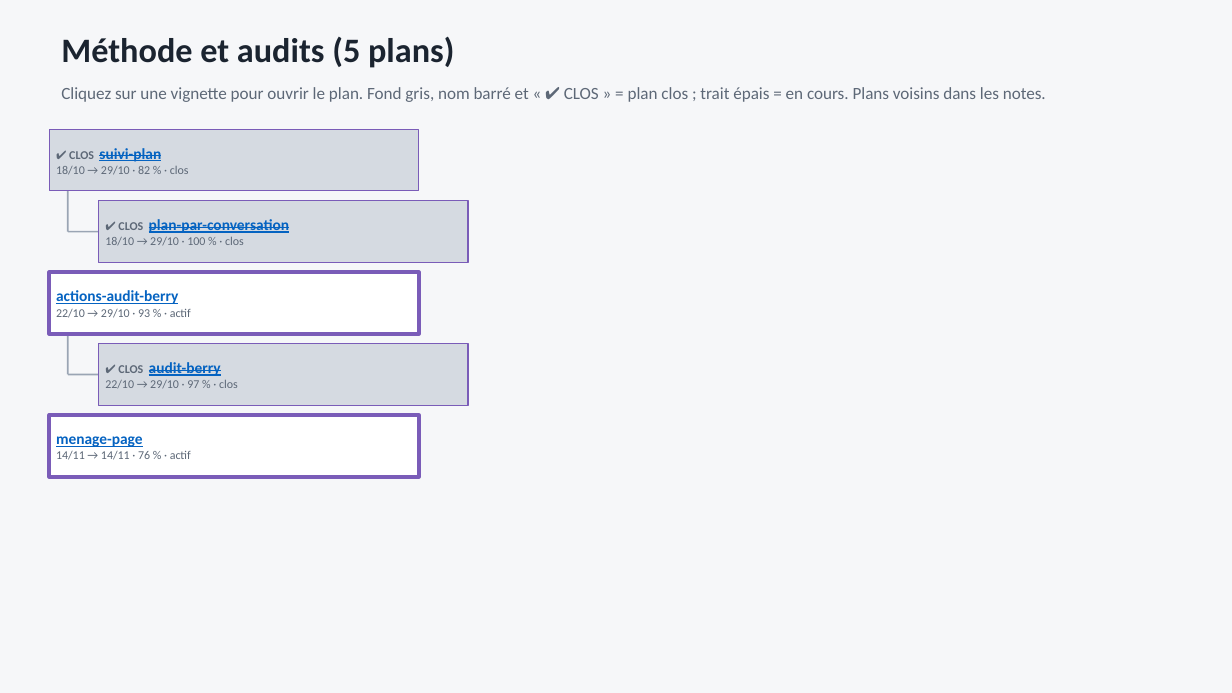
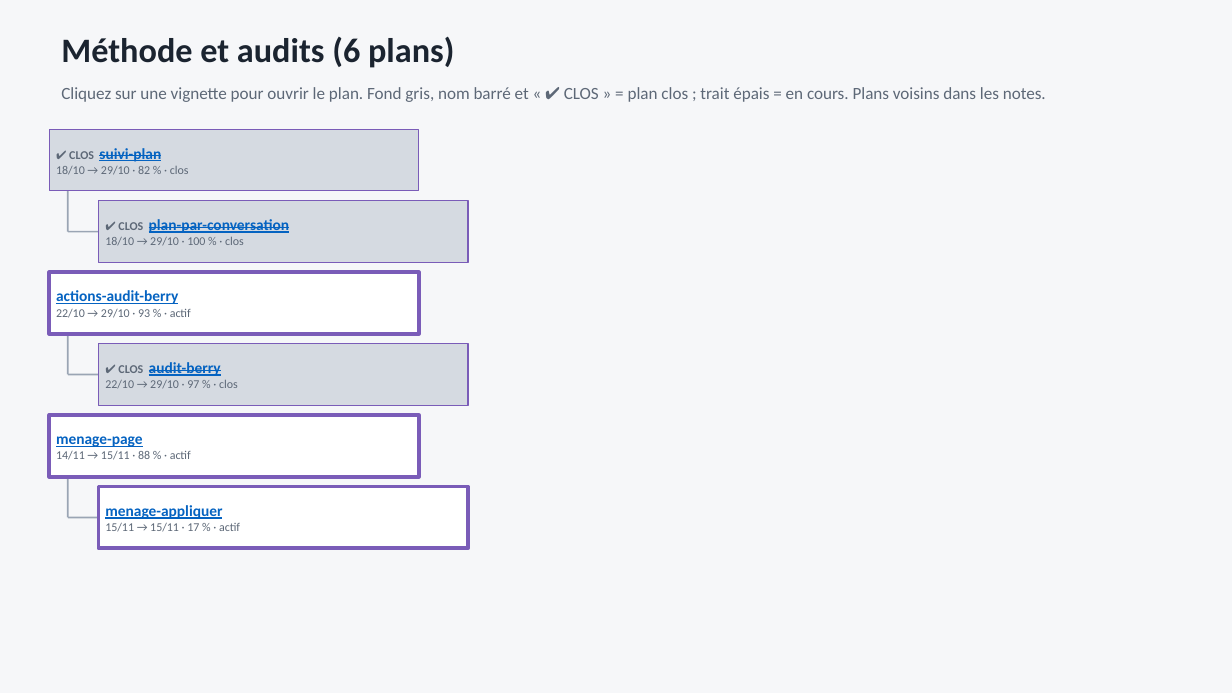
Before and after one commit to fdaubercy/Tasmota, a slide deck: slide 3 of outils_docs/organigramme_plans/organigramme-plans.pptx. Drawn at 1232x693 pixels with LibreOffice and Linux fonts; fonts in the diff are those of the drawing. Boxes give left, top, right and bottom in pixels: in the first picture for what was removed or moved away, otherwise in the second. Text is boxed around its words. In the diff, an @@ line names an element or a change of style, - is before the commit and + after.

Commit message:
docs(plans): plan compilations-nuit (GitHub, PC, tuile Taches planifiees), index et organigramme regeneres

```diff
--- a/outils_docs/organigramme_plans/organigramme-plans.pptx
+++ b/outils_docs/organigramme_plans/organigramme-plans.pptx
@@ text at box(61, 36, 454, 68): text changed @@
-Méthode et audits (5 plans)
+Méthode et audits (6 plans)
@@ text in rectangle at box(56, 451, 191, 460): text changed @@
-14/11 → 14/11 · 76 % · actif
+14/11 → 15/11 · 88 % · actif
@@ line added from (68, 477) to (68, 517), #9AA5B4 1 pt @@
@@ rectangle added at box(99, 487, 468, 548), fill #FFFFFF, outline #7A5CB8 2.25 pt, 7 pt, text #5D6877 @@
+menage-appliquer
+15/11 → 15/11 · 17 % · actif
@@ line added from (68, 517) to (99, 517), #9AA5B4 1 pt @@
```
Also in this commit, not shown: 3 other slides changed, 4 other files.
